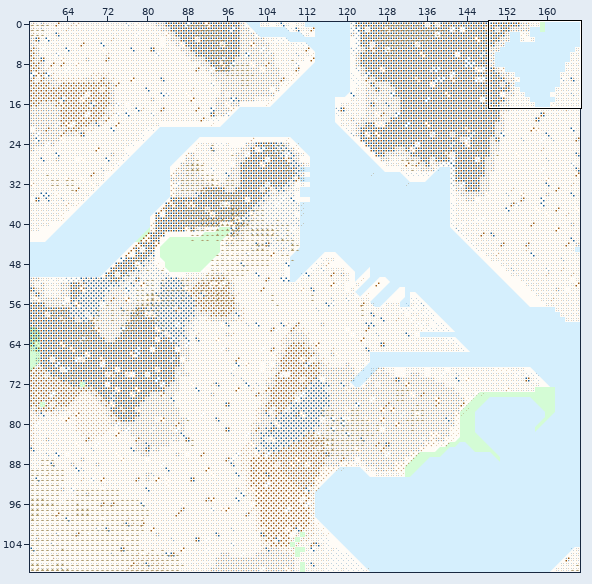
Tiled map: Maps/hd/boston-hd.tmx. Above, an overview of the earlier version with the close-up marked.
Close-up. Earlier state:
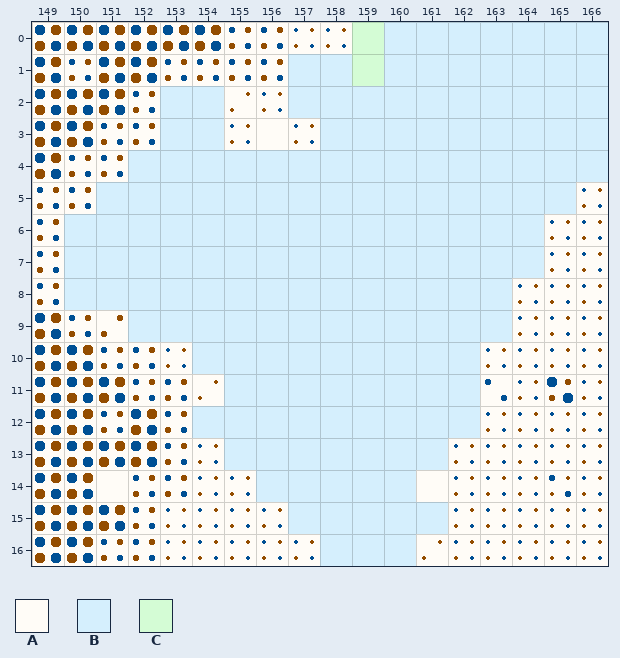
Cells are 32x32 px. Shown: x 149..166, y 0..16. The commit also changed other parts of the map, which this record leaves out.
Key: from "Landform": A 0, B 1, C 2.
_ is an empty cell.
Layers that did not change in this view are not listed.
Layer "Land" before, first column x 149:
 0 AAAAAAAAAACBBBBBBB
 1 AAAAAAAABBCBBBBBBB
 2 AAAABBAABBBBBBBBBB
 3 AAAABBAAABBBBBBBBB
 4 AAABBBBBBBBBBBBBBB
 5 AABBBBBBBBBBBBBBBA
 6 ABBBBBBBBBBBBBBBAA
 7 ABBBBBBBBBBBBBBBAA
 8 ABBBBBBBBBBBBBBAAA
 9 AAABBBBBBBBBBBBAAA
10 AAAAABBBBBBBBBAAAA
11 AAAAAABBBBBBBBAAAA
12 AAAAABBBBBBBBBAAAA
13 AAAAAABBBBBBBAAAAA
14 AAAAAAABBBBBAAAAAA
15 AAAAAAAABBBBBAAAAA
16 AAAAAAAAABBBAAAAAA
The same view after the edit:
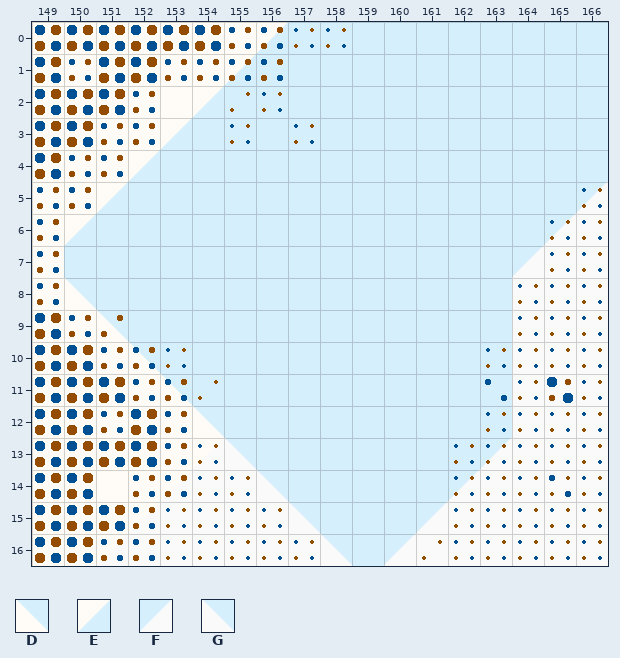
Further tiles: from "Landform": D 5, E 9, F 20, G 21.
Change:
Changed rows in their new state; . is an unchanged cell.
Layer "Land":
first column x 150:
 0 ......EBBB.......
 1 .....EB..B.......
 2 ...AEBB..........
 3 ...E.BBB.........
 4 ..E..............
 5 .E..............F
 6 E..............F.
 7 ..............F..
 8 D................
 9 .D...............
10 ..DB.........B...
11 ...DB........B...
12 ....D........B...
13 .....G......BF...
14 ......G....BF....
15 .......G...F.....
16 ........G.F......
